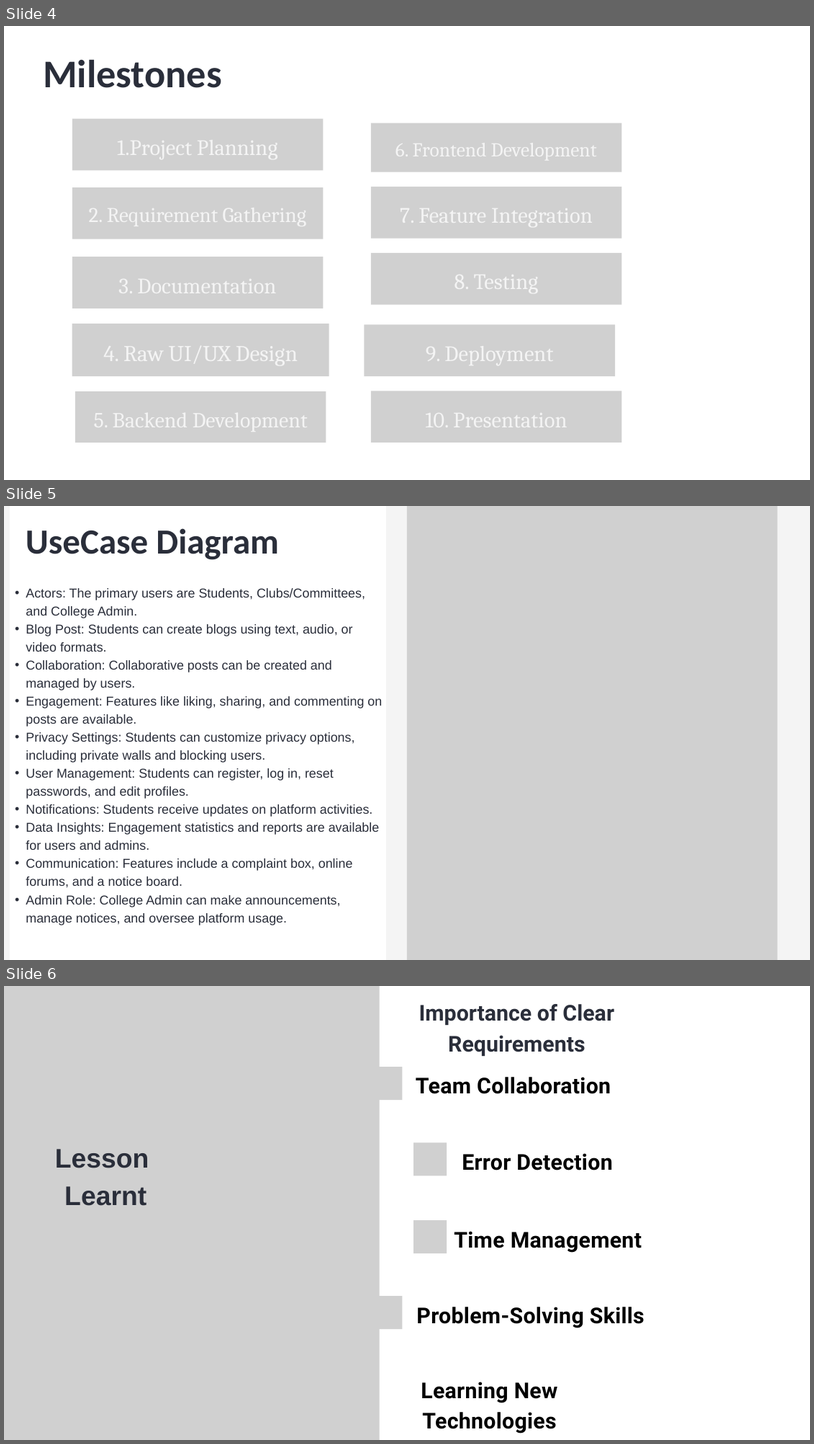
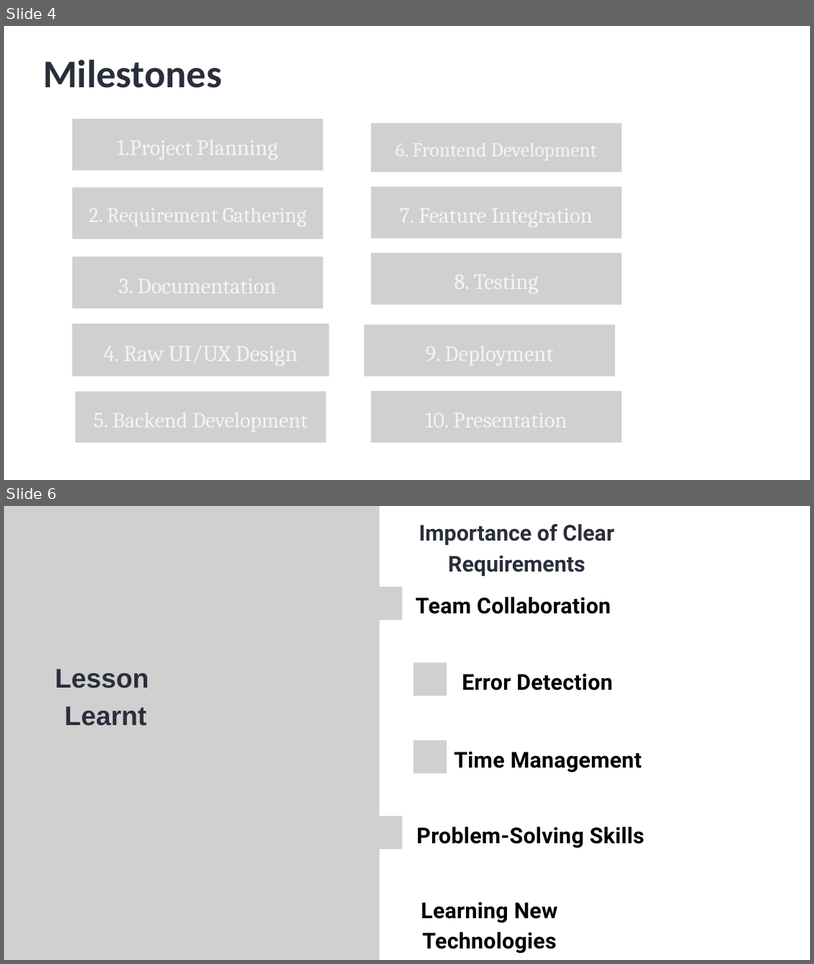
Before and after one commit to zeelghori27012004/ConnectCo, a slide deck: Labs/G23_ConnectCo.pptx. Shown one above the other, each under a label of ours: slides 4, 5 and 6 before the commit, slides 4 and 6 after it; the slides between them are not shown. The pictures are 814x1444 and 814x964 pixels, drawn with LibreOffice and Linux fonts; fonts in the diff are those of the drawing; grey boxes stand for pictures. Boxes give left, top, right and bottom in pixels: in the first picture for what was removed or moved away, otherwise in the second. Text is boxed around its words. In the diff, an @@ line names an element or a change of style, - is before the commit and + after.

```diff
--- a/Labs/G23_ConnectCo.pptx
+++ b/Labs/G23_ConnectCo.pptx
@@ slide 5 removed at box(4, 506, 810, 960), background #F4F4F4 @@
@@ freeform shape removed at box(10, 506, 386, 960) @@
@@ picture removed at box(407, 506, 778, 960) @@
@@ text removed at box(26, 528, 279, 560) @@
-UseCase Diagram
@@ text removed at box(26, 588, 382, 925) @@
-  • Actors: The primary users are Students, Clubs/Committees, and College Admin.
-  • Blog Post: Students can create blogs using text, audio, or video formats.
-  • Collaboration: Collaborative posts can be created and managed by users.
-  • Engagement: Features like liking, sharing, and commenting on posts are available.
-  • Privacy Settings: Students can customize privacy options, including private walls and blocking users.
-  • User Management: Students can register, log in, reset passwords, and edit profiles.
-  • Notifications: Students receive updates on platform activities.
-  • Data Insights: Engagement statistics and reports are available for users and admins.
-  • Communication: Features include a complaint box, online forums, and a notice board.
-  • Admin Role: College Admin can make announcements, manage notices, and oversee platform usage.
```
Also in this commit, not shown: 3 slides changed, 1 slide added, 1 other file.
